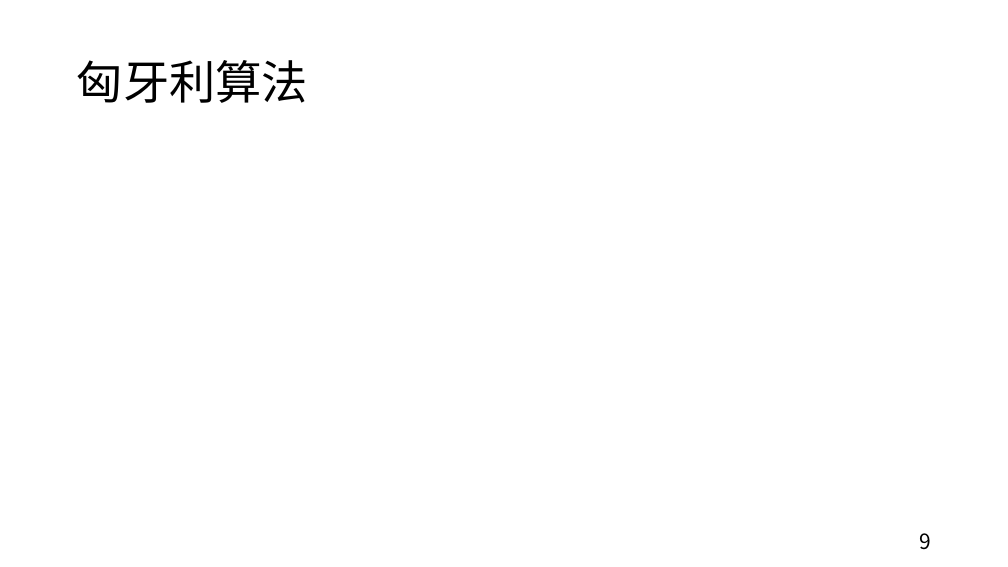
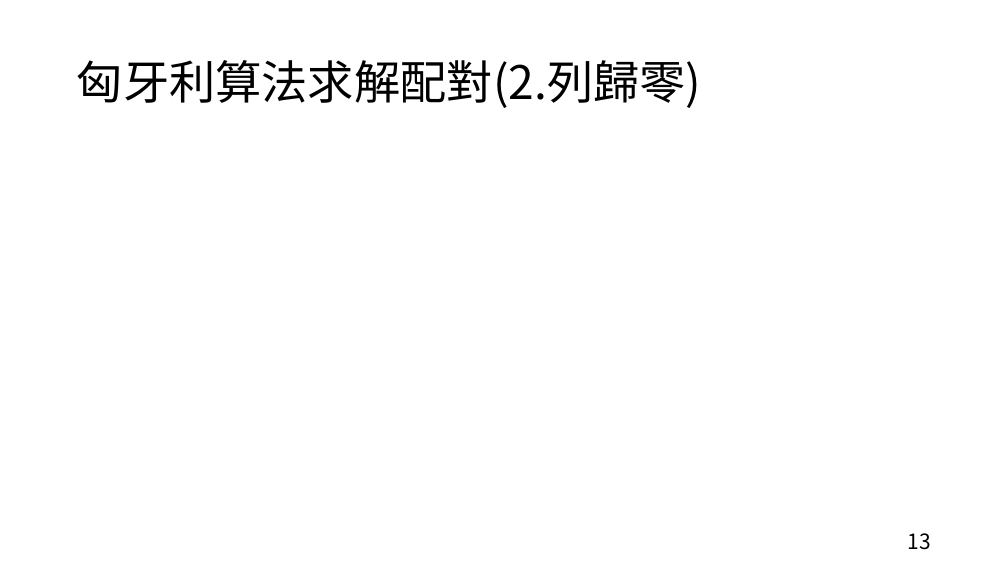
Before and after one commit to hcjohn463/Radar-tracking, a slide deck: slide 13 of proposal/0415/0415.pptx (slide 9 before the commit). Drawn at 1008x567 pixels with LibreOffice and Linux fonts; fonts in the diff are those of the drawing; grey boxes stand for pictures. Boxes give left, top, right and bottom in pixels: in the first picture for what was removed or moved away, otherwise in the second. Text is boxed around its words. In the diff, an @@ line names an element or a change of style, - is before the commit and + after.

```diff
--- a/proposal/0415/0415.pptx
+++ b/proposal/0415/0415.pptx
@@ title at (77, 60, 702, 108): text changed @@
-匈牙利算法
+匈牙利算法求解配對(2.列歸零)
@@ text at (908, 533, 931, 550): text changed @@
-9
+13
```
Also in this commit, not shown: 8 other slides changed, 8 slides added, 2 slides removed, 15 other files.
